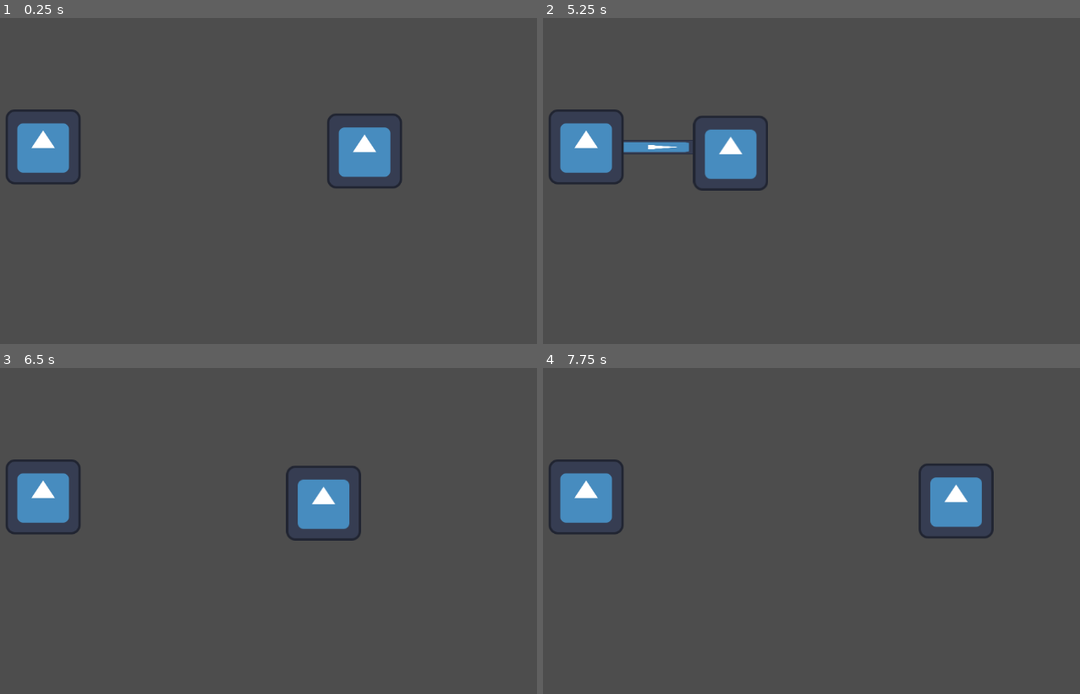
Above: before the commit, frames 1-4 (two rows, left to right).
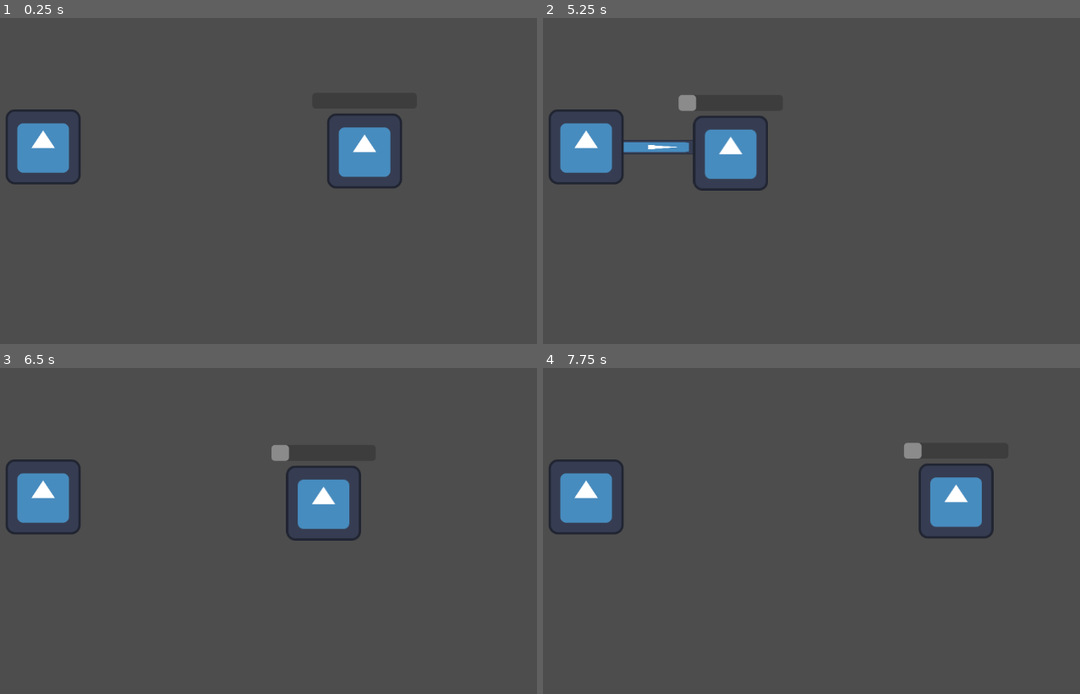
Above: after the commit, the same moments.

Repository: BenjaBelnap/Parry-God
Game: Godot game, scene res://Senes/main.tscn
Same seed, same stepped clock (60 frames per second), same inputs: the game is played once before the commit and once after it. The engine's default icon, where the game draws it, is replaced by a stand-in: a white triangle on a blue panel in a dark square.
Inputs:
- Up to frame 1 (0.25 s): no input
- Up to frame 2 (5.25 s): tap Enter at 0.5, 2.75 s; hold D (move_right) 0.53-1.28 s; hold Space (parry) 0.53-1.28 s; hold S (move_down) 1.28-2.03 s; tap Space (parry) at 1.35, 2.85, 4.35 s; hold D (move_right) 2.03-2.78 s; hold Space (parry) 2.03-2.78 s; hold W (move_up) 2.78-3.53 s; hold Space (parry) 3.53-4.28 s; hold A (move_left) 3.53-5.03 s; hold S (move_down) from 5.03 s (still down); hold Space (parry) from 5.03 s (still down)
- Up to frame 3 (6.5 s): tap Enter at 5.75 s; release S (move_down) at 5.78 s; release Space (parry) at 5.78 s; hold D (move_right) from 5.78 s (still down); tap Space (parry) at 5.85 s
- Up to frame 4 (7.75 s): release D (move_right) at 6.53 s; hold W (move_up) 6.53-7.28 s; hold Space (parry) 6.53-7.28 s; hold D (move_right) from 7.28 s (still down); tap Space (parry) at 7.35 s

The runs differ from the first frame. In frame 2, 0.2% of the frame differs, in the area x 25-29%, y 23-29%; in frame 3, 0.2%; in frame 4, 0.2%.

Commit message:
Added energy bar

Diff:
--- a/Scripts/Player.gd
+++ b/Scripts/Player.gd
@@ -3,8 +3,8 @@
 enum State { IDLE, ATTACK, PARRY }	# Define states
 
 class ParryTiming:
-	var perfect_window = 0.2  # 200ms parry window
-	var normal_window = 0.5  # 500ms for normal parry
+	var perfect_window = 0.133333  # 133ms parry window
+	var normal_window = 0.4  # 400ms for normal parry
 	func is_perfect_parry(timing):
 			return timing <= perfect_window
 
@@ -26,11 +26,15 @@
 	print("Did I take damge at ", timing, " ms?")
 	if current_state == State.PARRY:
 		if parry_timer.is_perfect_parry(timing):
+			$Energy.add_energy(attack_damage * 1.5)
 			print("Perfect parry!")
 		elif parry_timer.is_normal_parry(timing):
+			$Energy.add_energy(attack_damage)
 			print("Normal parry.")
 		else:
 			print("Failed parry. Took ", attack_damage, " damage.")
+	else:
+		print("Took ", attack_damage, " damage.")
 
 
 func change_state(new_state):
--- a/Senes/main.tscn
+++ b/Senes/main.tscn
@@ -1,8 +1,9 @@
-[gd_scene load_steps=10 format=3 uid="uid://dy4m8ss7nlmor"]
+[gd_scene load_steps=11 format=3 uid="uid://dy4m8ss7nlmor"]
 
 [ext_resource type="Script" path="res://Scripts/Player.gd" id="1_avws7"]
 [ext_resource type="Texture2D" uid="uid://bb2qihyijd2v1" path="res://icon.svg" id="1_eqsmv"]
 [ext_resource type="Script" path="res://Scripts/DebugEnemy.gd" id="3_5ywbv"]
+[ext_resource type="Script" path="res://Senes/progress_bar.gd" id="3_paudk"]
 [ext_resource type="Script" path="res://Scripts/EnemyDetection.gd" id="4_0cfay"]
 
 [sub_resource type="CircleShape2D" id="CircleShape2D_gu3l8"]
@@ -69,6 +70,14 @@
 
 [node name="Timer" type="Timer" parent="GameBoard/Player"]
 
+[node name="Energy" type="ProgressBar" parent="GameBoard/Player"]
+offset_left = -89.0
+offset_top = -99.0
+offset_right = 89.0
+offset_bottom = -72.0
+show_percentage = false
+script = ExtResource("3_paudk")
+
 [node name="DebugEnemy" type="CharacterBody2D" parent="GameBoard"]
 position = Vector2(310, 312)
 script = ExtResource("3_5ywbv")
--- /dev/null
+++ b/Senes/progress_bar.gd
@@ -0,0 +1,15 @@
+extends ProgressBar
+
+func add_energy(amount):
+	value += amount
+
+func clear_energy():
+	value = 0
+
+# Called when the node enters the scene tree for the first time.
+func _ready() -> void:
+	pass # Replace with function body.
+
+# Called every frame. 'delta' is the elapsed time since the previous frame.
+func _process(delta: float) -> void:
+	pass
